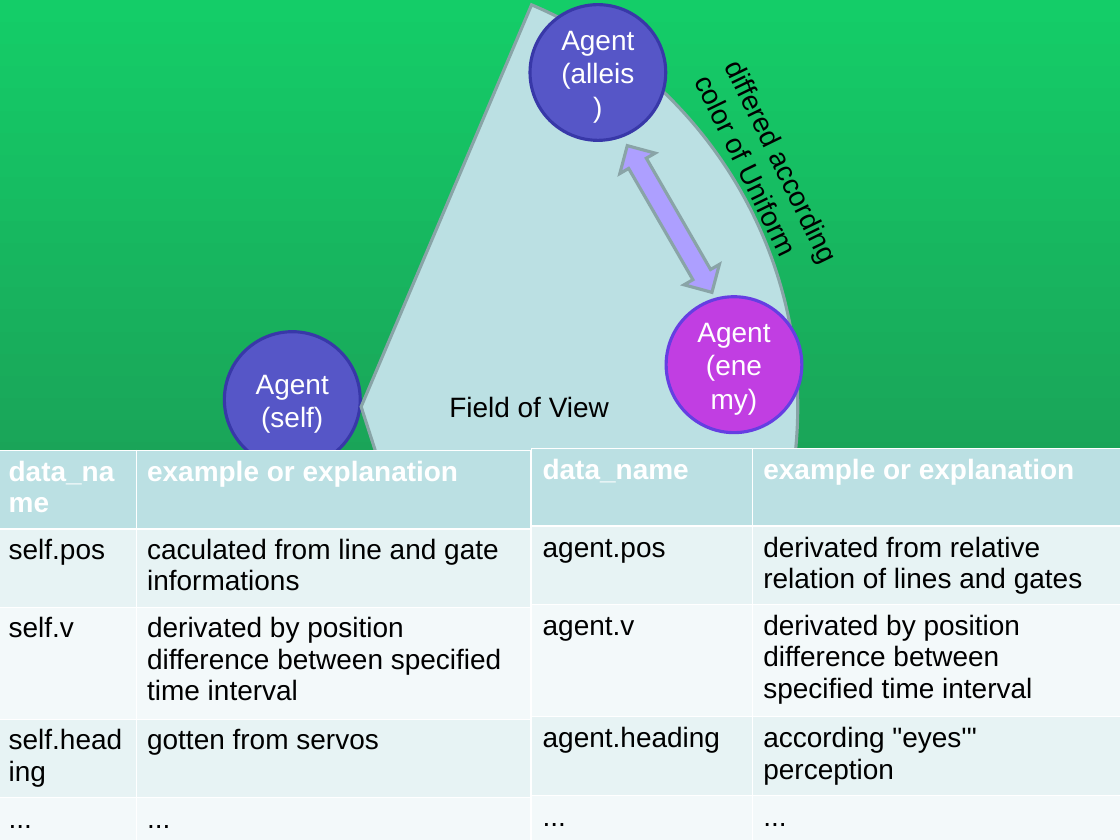
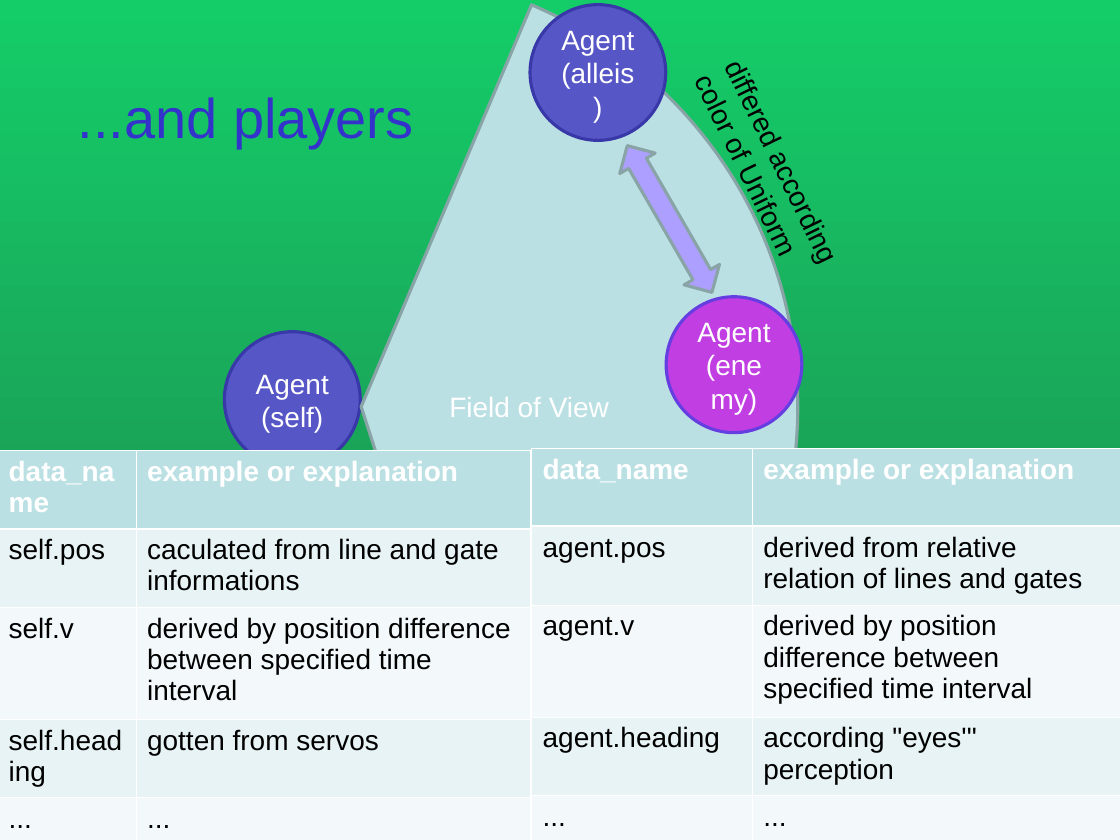
Before and after one commit to laeufertt/OC-MAS, a slide deck: slide 2 of Modellierung der Umgebung.ppt. Drawn at 1120x840 pixels with LibreOffice and Linux fonts; fonts in the diff are those of the drawing. Boxes give left, top, right and bottom in pixels: in the first picture for what was removed or moved away, otherwise in the second. Text is boxed around its words. In the diff, an @@ line names an element or a change of style, - is before the commit and + after.

```diff
--- a/Modellierung der Umgebung.ppt
+++ b/Modellierung der Umgebung.ppt
@@ freeform shape "Field of View" at (0,0,799,840): text colour #000000 to #FFFFFF; outline redrawn @@
@@ text added at (78,97,413,148), 36 pt, text #3333CC @@
+...and players
@@ table at (531,448,1120,840) @@
-row 2, column 2: derivated from relative relation of lines and gates
+row 2, column 2: derived from relative relation of lines and gates
-row 3, column 2: derivated by position difference between specified time interval
+row 3, column 2: derived by position difference between specified time interval
@@ table at (0,450,531,840) @@
-row 3, column 2: derivated by position difference between specified time interval
+row 3, column 2: derived by position difference between specified time interval
```
Also in this commit, not shown: 2 other slides changed, 1 other file.
